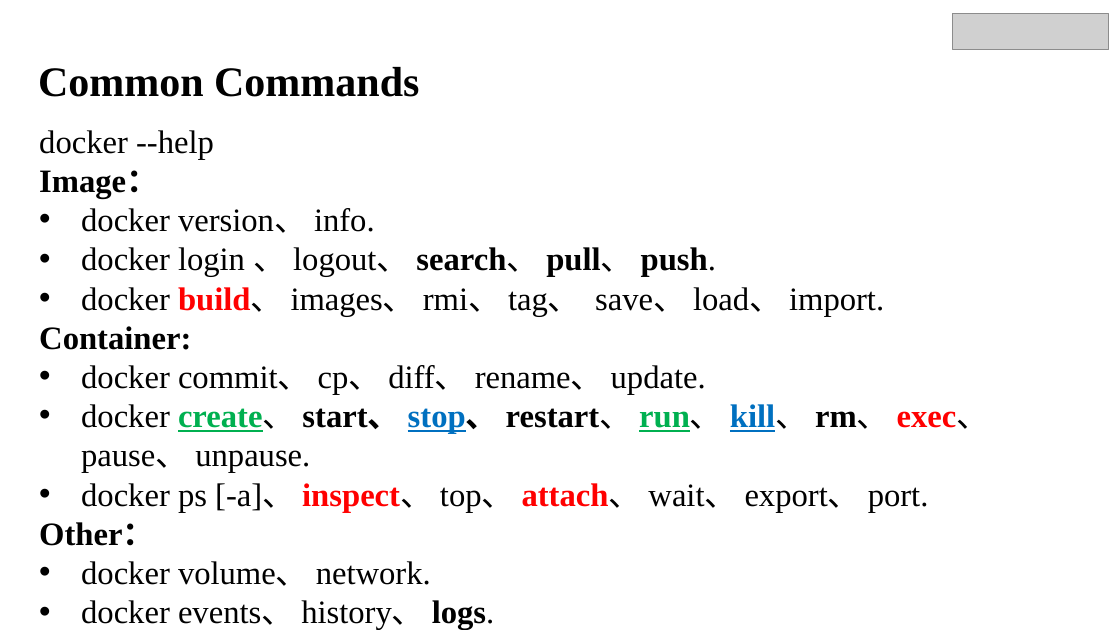
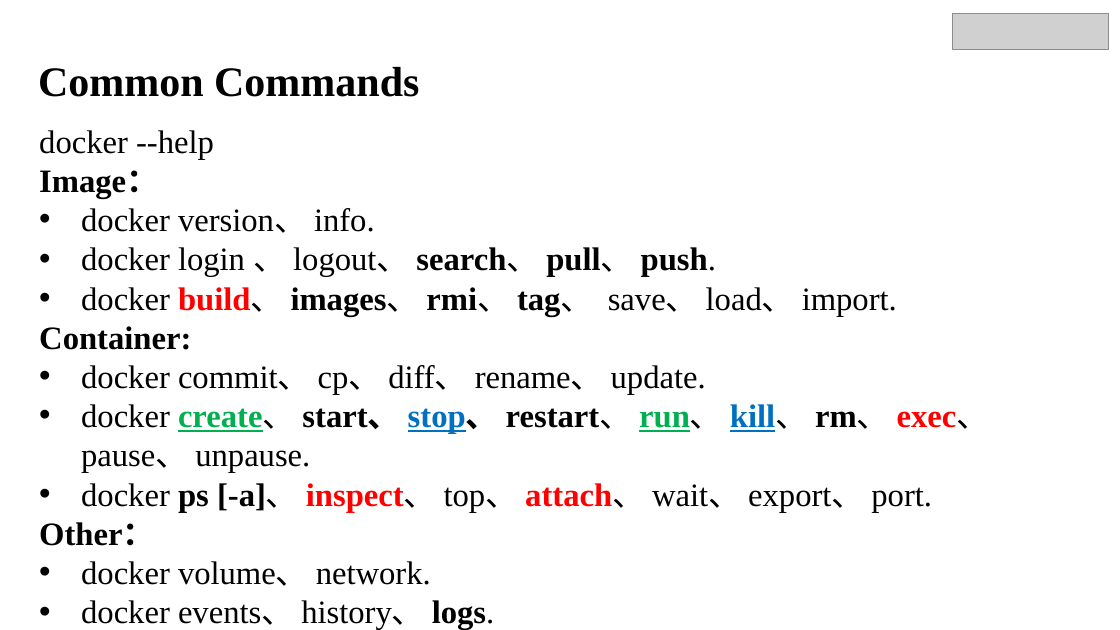
Before and after one commit to SinghamXiao/personal, a slide deck: slide 9 of files/learn/docker/Build+Docker+Image+Using+Dockerfile.pptx (slide 8 before the commit). Drawn at 1120x630 pixels with LibreOffice and Linux fonts; fonts in the diff are those of the drawing; grey boxes stand for pictures. Boxes give left, top, right and bottom in pixels: in the first picture for what was removed or moved away, otherwise in the second. Text is boxed around its words. In the diff, an @@ line names an element or a change of style, - is before the commit and + after.

```diff
--- a/files/learn/docker/Build+Docker+Image+Using+Dockerfile.pptx
+++ b/files/learn/docker/Build+Docker+Image+Using+Dockerfile.pptx
@@ text at (x1=81, y1=287, x2=932, y2=512): bold on in "images、 rmi、 tag、", "ps [-a]、" @@
```
Also in this commit, not shown: 1 slide added, 4 other files.
